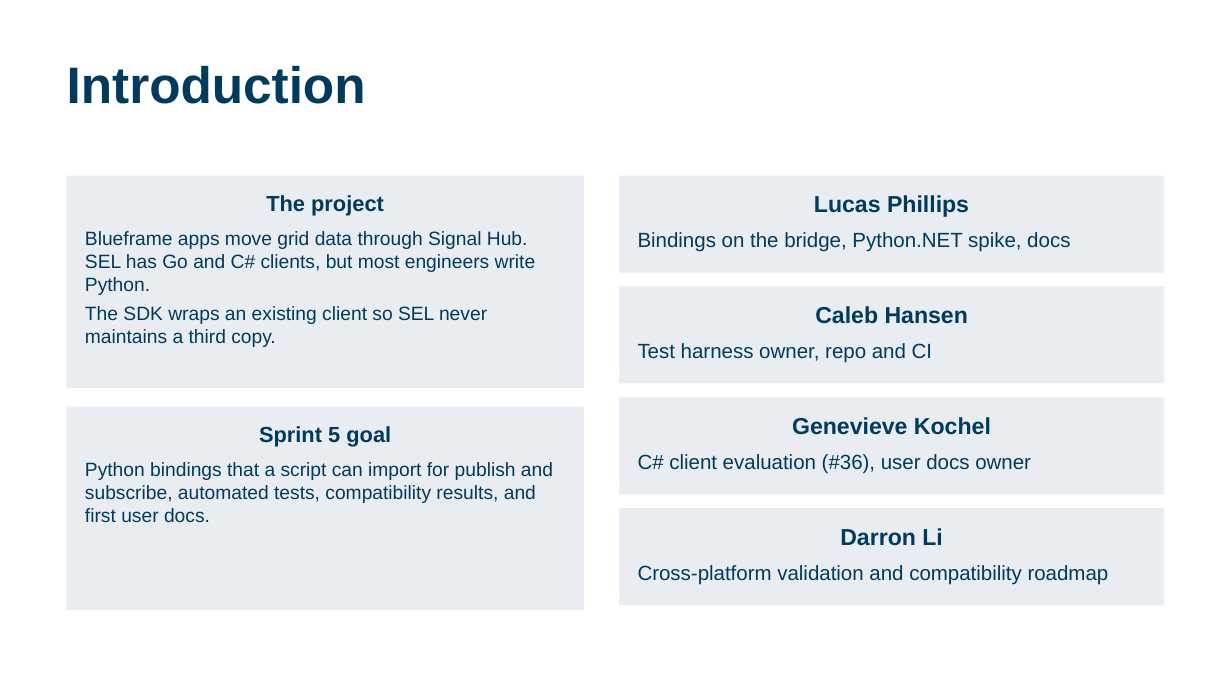
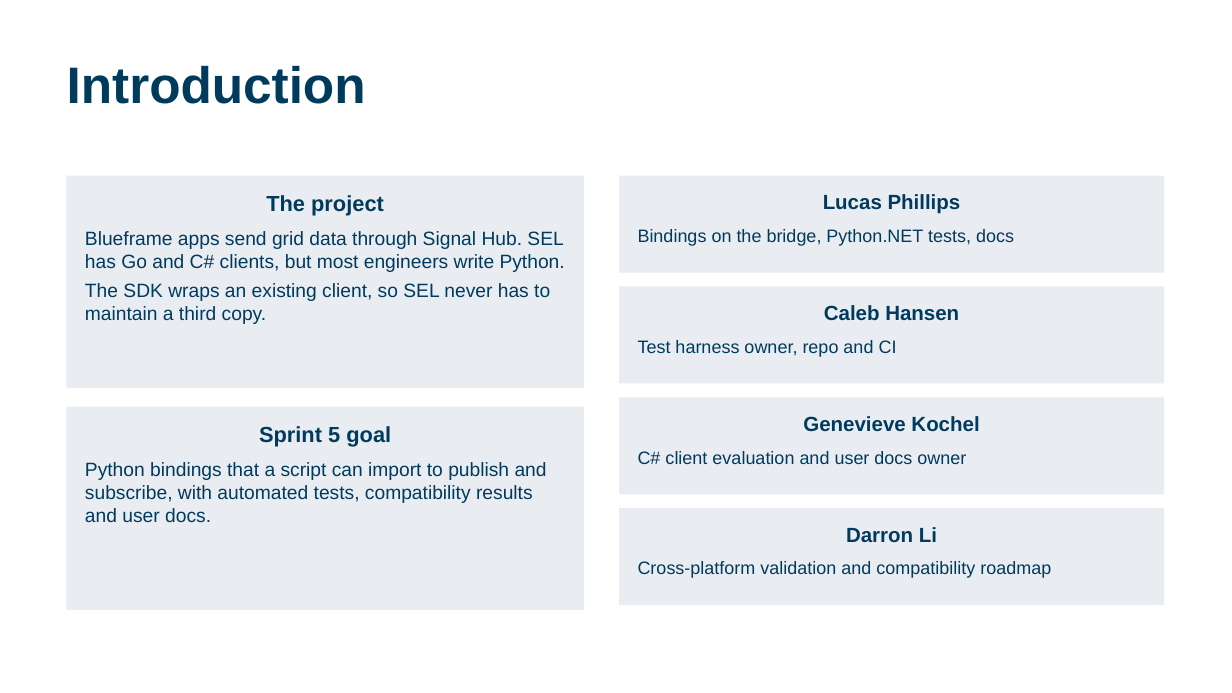
Before and after one commit to calebh13/sel-blueframe-sdk, a slide deck: slide 2 of Sprints/Sprint_5/Sprint 5 Presentation.pptx. Drawn at 1232x693 pixels with LibreOffice and Linux fonts; fonts in the diff are those of the drawing. Boxes give left, top, right and bottom in pixels: in the first picture for what was removed or moved away, otherwise in the second. Text is boxed around its words. In the diff, an @@ line names an element or a change of style, - is before the commit and + after.

```diff
--- a/Sprints/Sprint_5/Sprint 5 Presentation.pptx
+++ b/Sprints/Sprint_5/Sprint 5 Presentation.pptx
@@ text in rectangle at <box>823,194,961,214</box>: size 18 to 16 pt in "Lucas Phillips" @@
@@ text in rectangle at <box>85,231,565,324</box>: text changed @@
-Blueframe apps move grid data through Signal Hub. SEL has Go and C# clients, but most engineers write Python.
-The SDK wraps an existing client so SEL never maintains a third copy.
+Blueframe apps send grid data through Signal Hub. SEL has Go and C# clients, but most engineers write Python.
+The SDK wraps an existing client, so SEL never has to maintain a third copy.
@@ text in rectangle at <box>638,229,1014,246</box>: text changed; size 16 to 14 pt @@
-Bindings on the bridge, Python.NET spike, docs
+Bindings on the bridge, Python.NET tests, docs
@@ rectangle "Caleb Hansen" at <box>619,287,1165,384</box>: size 18 to 16 pt in "Caleb Hansen"; size 16 to 14 pt in "Test harness owner, repo and CI" @@
@@ text in rectangle at <box>803,416,979,432</box>: size 18 to 16 pt in "Genevieve Kochel" @@
@@ text in rectangle at <box>85,462,547,522</box>: text changed @@
-Python bindings that a script can import for publish and subscribe, automated tests, compatibility results, and first user docs.
+Python bindings that a script can import to publish and subscribe, with automated tests, compatibility results and user docs.
@@ text in rectangle at <box>638,451,966,464</box>: text changed; size 16 to 14 pt @@
-C# client evaluation (#36), user docs owner
+C# client evaluation and user docs owner
@@ rectangle "Darron Li" at <box>619,508,1165,605</box>: size 18 to 16 pt in "Darron Li"; size 16 to 14 pt in "Cross-platform validation and compatibility roadmap" @@
```
Also in this commit, not shown: 14 other slides changed.
